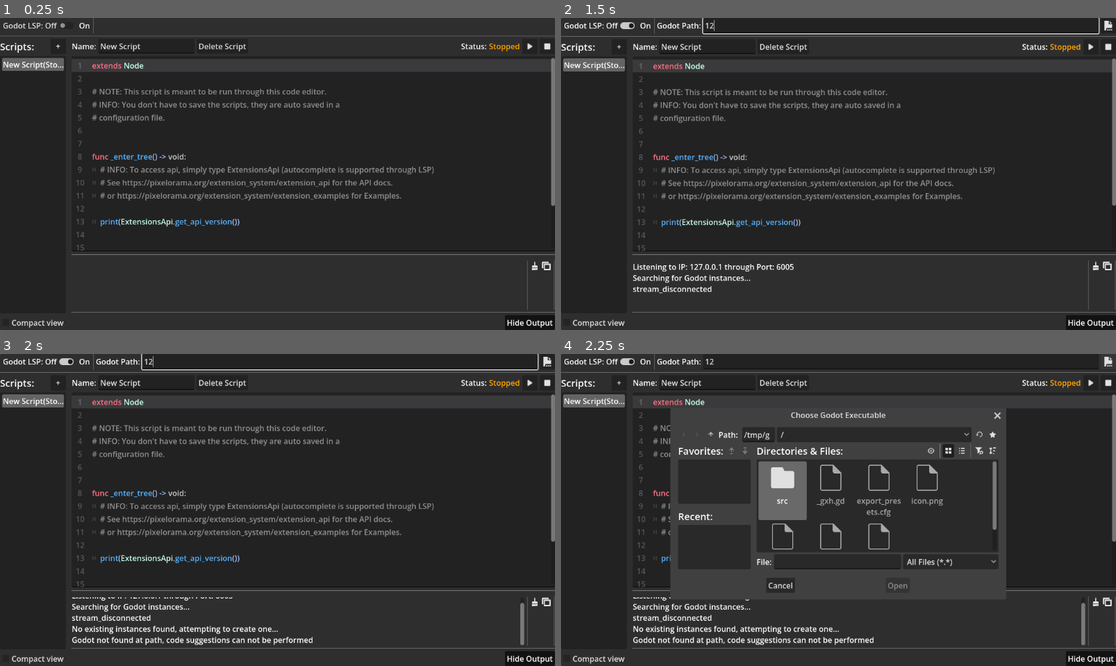
Above: before the commit, frames 1-4 (two rows, left to right).
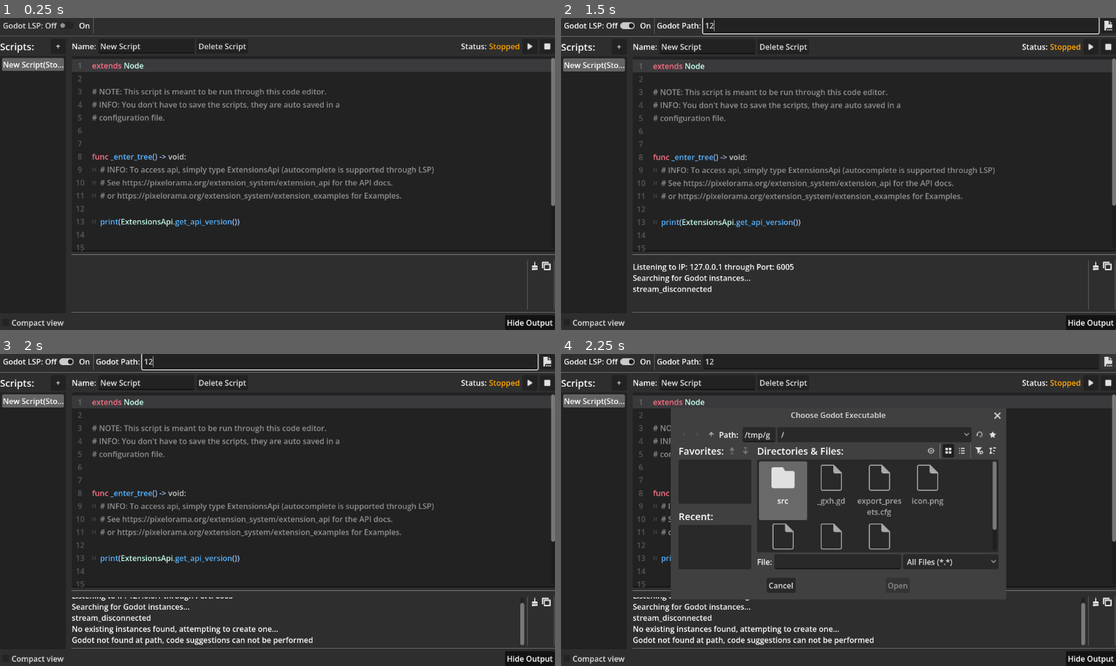
Above: after the commit, the same moments.

Repository: Variable-Interactive/Pixelorame-Ceramic
Game: Godot game, scene res://src/Extensions/Ceramic/CeramicEditor/Ceramic.tscn
Two runs of this game, one before a commit and one after it. Both use one fixed random seed, a clock stepped at 60 frames per second and the inputs below.
Inputs (mouse positions are in pixels of both pictures, inside the frame that each line leads up to):
- Up to frame 1 (0.25 s): no input
- Up to frame 2 (1.5 s): click "Godot LSP: Off" at 0.5 s; click (899, 24) at 1.27 s; type "12" at 1.35 s
- Up to frame 3 (2 s): no input
- Up to frame 4 (2.25 s): click (1110, 360) at 2 s

Frames 1-3 are identical in both runs. In frame 4, 1.1% of the frame differs, in the area x 19-69%, y 22-79%.

Commit message:
Fixed crash on sending autocomplete request on a null script

Diff:
--- a/src/Extensions/Ceramic/CeramicEditor/Classes/GodotLSP.gd
+++ b/src/Extensions/Ceramic/CeramicEditor/Classes/GodotLSP.gd
@@ -106,6 +106,8 @@
 
 
 func send_autocomplete_request(script: VirtualScript, editor: CodeEdit) -> void:
+	if script == null:
+		return
 	var file_uid := str(script.get_instance_id())
 	var source := script.prepare_for_intellisence()
 	if _is_stream_connected:
